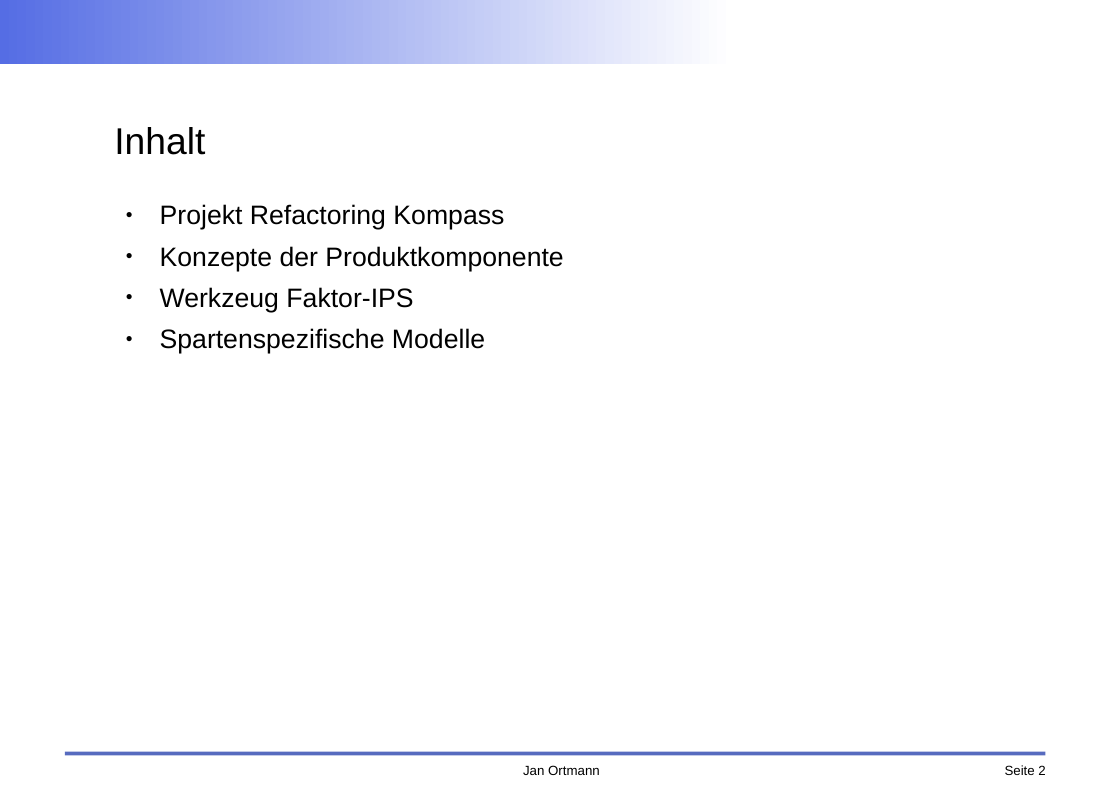
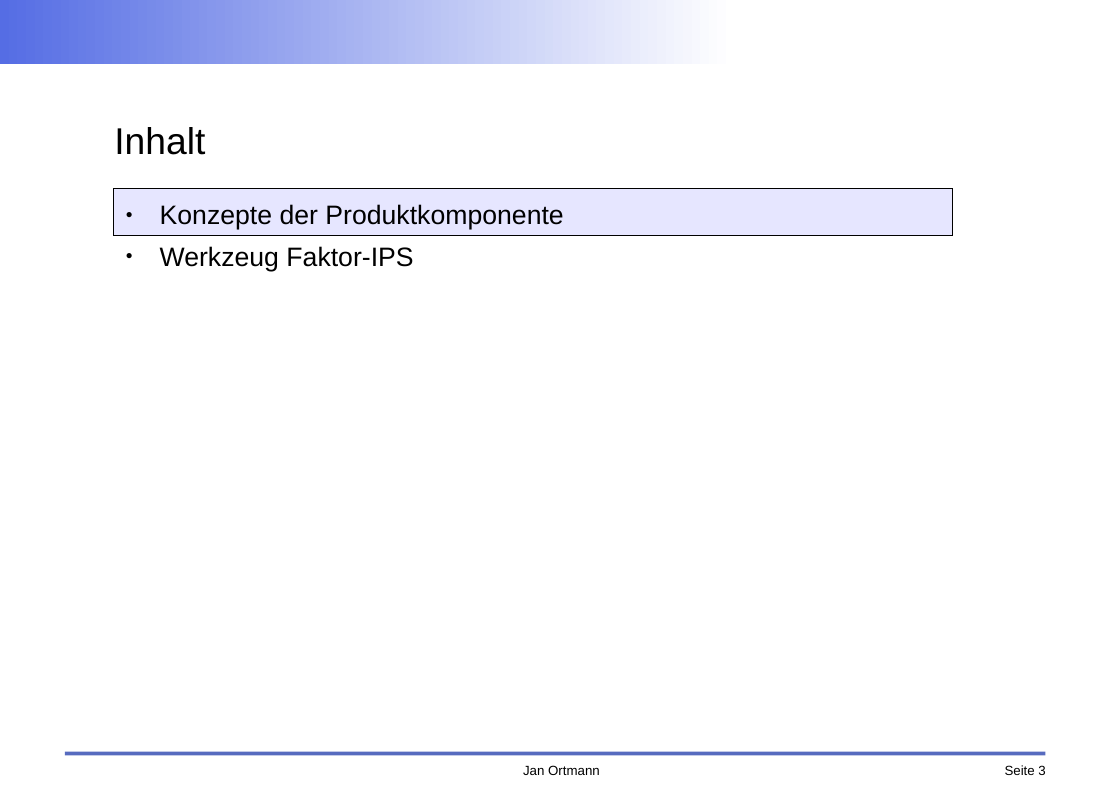
Before and after one commit to faktorips/faktorips.base, a slide deck: slide 3 of org.faktorips.doc/schulung/fachabteilung/Konzepte Produktkomponente.odp (slide 2 before the commit). Drawn at 1120x792 pixels with LibreOffice and Linux fonts; fonts in the diff are those of the drawing; background and template pictures are left out. Boxes give left, top, right and bottom in pixels: in the first picture for what was removed or moved away, otherwise in the second. Text is boxed around its words. In the diff, an @@ line names an element or a change of style, - is before the commit and + after.

```diff
--- a/org.faktorips.doc/schulung/fachabteilung/Konzepte Produktkomponente.odp
+++ b/org.faktorips.doc/schulung/fachabteilung/Konzepte Produktkomponente.odp
@@ rectangle added at <box>113,189,952,236</box>, fill #E6E6FF, outline #000000 0 pt @@
@@ text at <box>160,204,504,230</box>: paragraph removed @@
-● Projekt Refactoring Kompass
@@ text at <box>160,328,485,354</box>: paragraph removed @@
-● Spartenspezifische Modelle
@@ page number at <box>1005,765,1045,775</box>: text changed @@
-Seite 2
+Seite 3
```
Also in this commit, not shown: 2 other slides changed, 1 slide removed, 13 other files.
